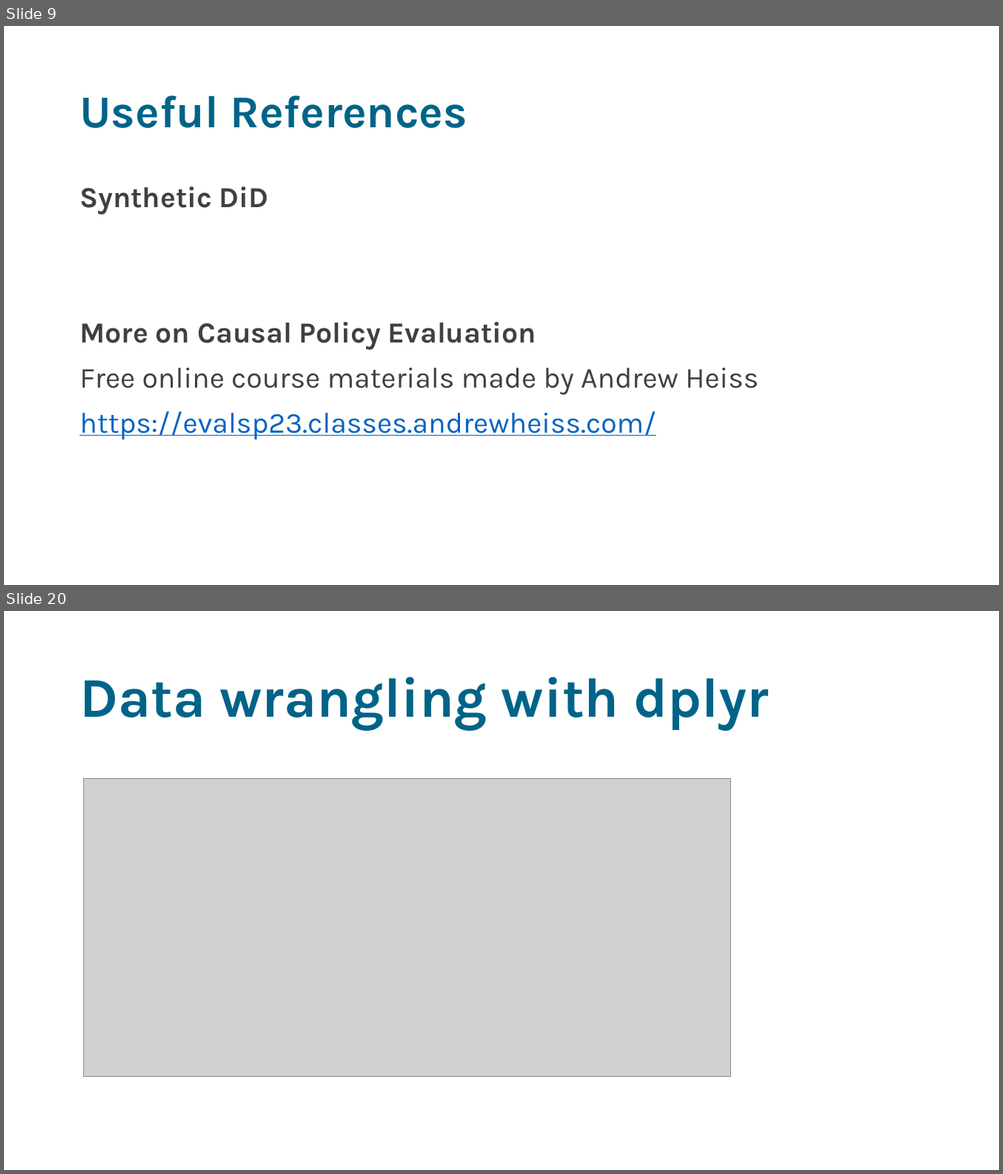
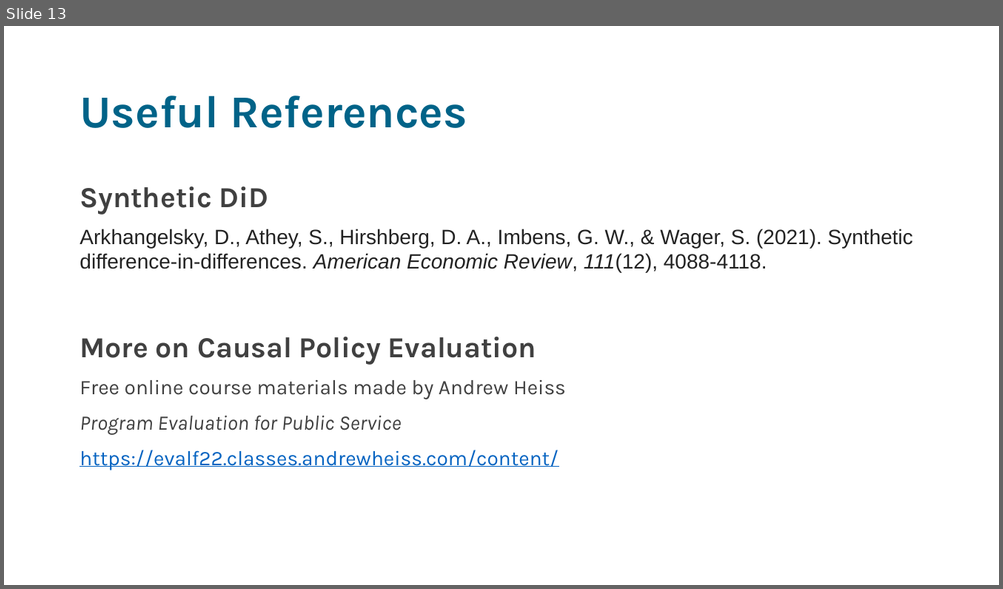
Before and after one commit to sodascience/workshop_causal_impact_assessment, a slide deck: lectures/05_discussion/discussion.pptx. Shown one above the other, each under a label of ours: slides 9 and 20 before the commit, slide 13 after it; the slides between them are not shown. The pictures are 1003x1174 and 1003x589 pixels, drawn with LibreOffice and Linux fonts; fonts in the diff are those of the drawing; grey boxes stand for pictures. Boxes give left, top, right and bottom in pixels: in the first picture for what was removed or moved away, otherwise in the second. Text is boxed around its words. In the diff, an @@ line names an element or a change of style, - is before the commit and + after.

```diff
--- a/lectures/05_discussion/discussion.pptx
+++ b/lectures/05_discussion/discussion.pptx
@@ slide 20 removed at (x1=4, y1=611, x2=999, y2=1170), background #FFFFFF @@
@@ title removed at (x1=79, y1=677, x2=768, y2=731) @@
-Data wrangling with dplyr
@@ picture removed at (x1=84, y1=779, x2=731, y2=1077) @@
@@ what was slide 9 is now slide 13 @@
@@ slide 13 changed as well @@
@@ text at (x1=79, y1=229, x2=913, y2=273): paragraph added @@
+Arkhangelsky, D., Athey, S., Hirshberg, D. A., Imbens, G. W., & Wager, S. (2021). Synthetic difference-in-differences. American Economic Review, 111(12), 4088-4118.
@@ text at (x1=79, y1=380, x2=566, y2=400): size 28 to 20 pt in "Free online course materials made by Andrew ..." @@
@@ text at (x1=79, y1=415, x2=558, y2=471): text changed; size 28 to 20 pt @@
-https://evalsp23.classes.andrewheiss.com/
+Program Evaluation for Public Service
+https://evalf22.classes.andrewheiss.com/content/
```
Also in this commit, not shown: 3 other slides changed, 6 slides added, 30 other slides removed, 2 other files.
